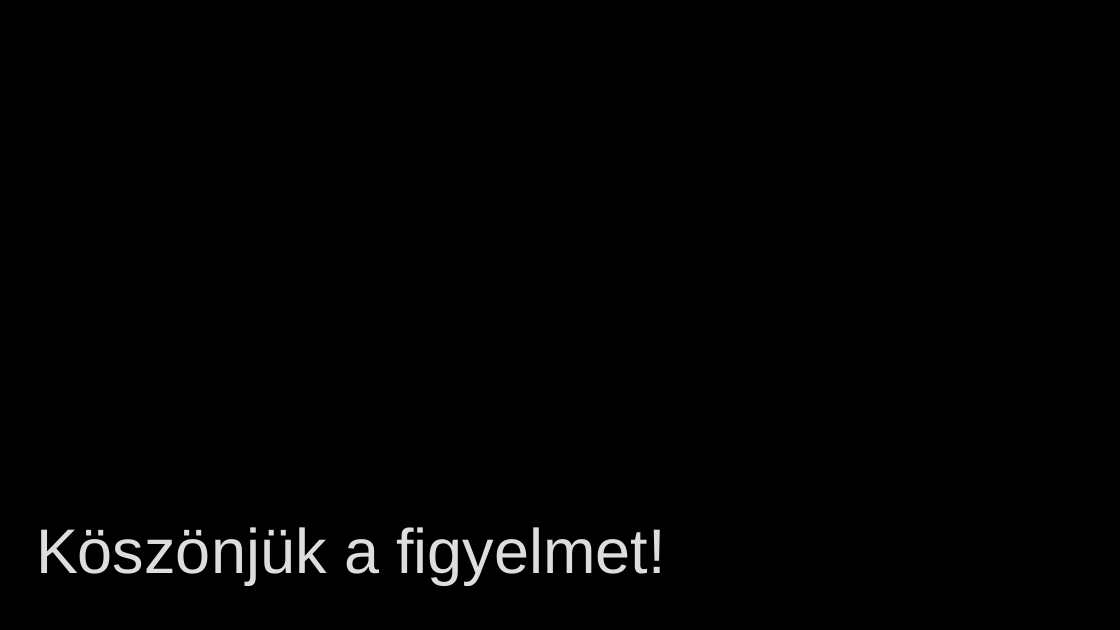
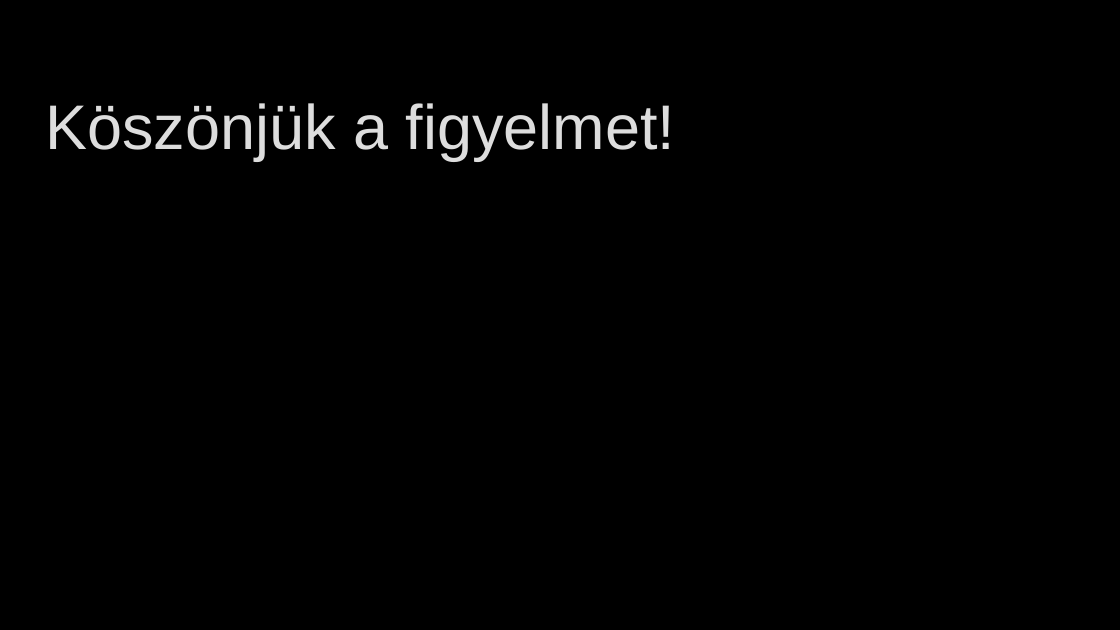
Before and after one commit to Akos21/ciganyok, a slide deck: slide 17 of Ppt/Magyar/nah_Id_win.pptx (slide 12 before the commit). Drawn at 1120x630 pixels with LibreOffice and Linux fonts; fonts in the diff are those of the drawing; background and template pictures are left out. Boxes give left, top, right and bottom in pixels: in the first picture for what was removed or moved away, otherwise in the second. Text is boxed around its words. In the diff, an @@ line names an element or a change of style, - is before the commit and + after.

```diff
--- a/Ppt/Magyar/nah_Id_win.pptx
+++ b/Ppt/Magyar/nah_Id_win.pptx
@@ text "Köszönjük a figyelmet!": place and size @@
-text "Köszönjük a figyelmet!" at box(36, 527, 665, 584)
+text "Köszönjük a figyelmet!" at box(45, 103, 675, 161)
```
Also in this commit, not shown: 4 other slides changed, 6 slides added, 1 slide removed, 11 other files.
